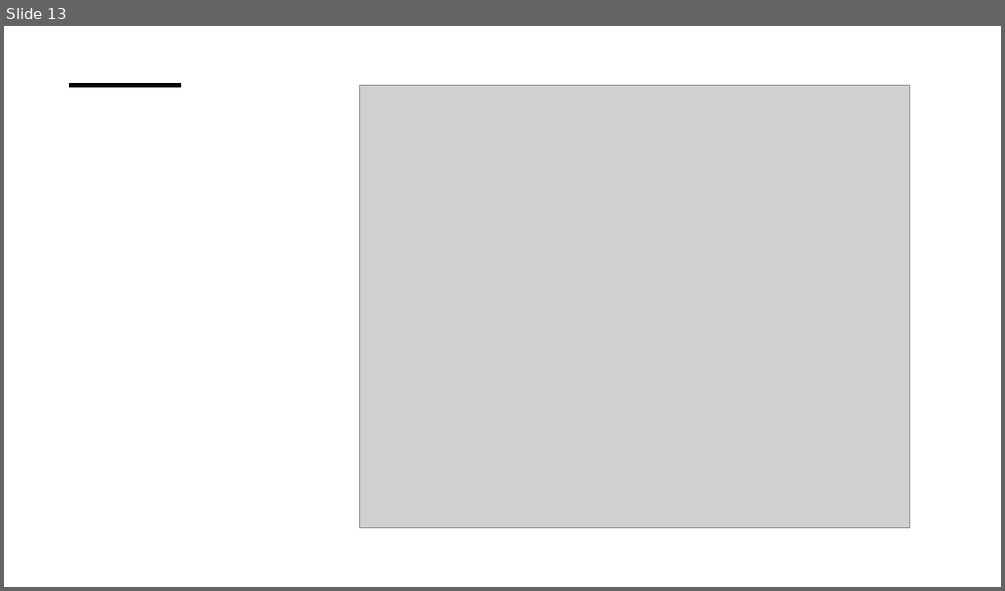
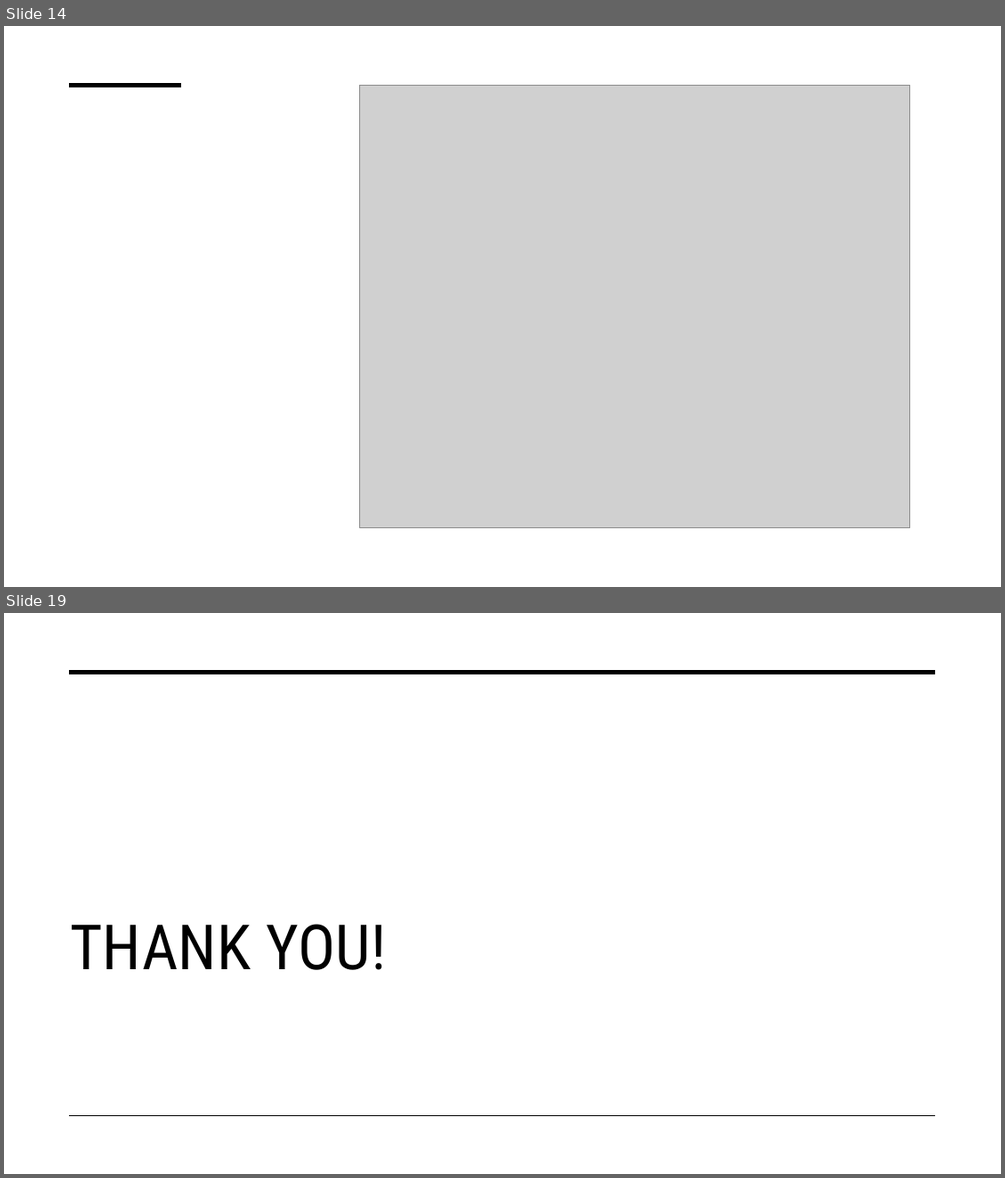
Before and after one commit to zelda4669/presidential-approval, a slide deck: Political Sentiment and Social Media.pptx. Shown one above the other, each under a label of ours: slide 13 before the commit, slides 14 and 19 after it; the slides between them are not shown. The pictures are 1005x591 and 1005x1178 pixels, drawn with LibreOffice and Linux fonts; fonts in the diff are those of the drawing; grey boxes stand for pictures. Boxes give left, top, right and bottom in pixels: in the first picture for what was removed or moved away, otherwise in the second. Text is boxed around its words. In the diff, an @@ line names an element or a change of style, - is before the commit and + after.

```diff
--- a/Political Sentiment and Social Media.pptx
+++ b/Political Sentiment and Social Media.pptx
@@ slide 19 added at (4, 613, 1001, 1174), background #FFFFFF @@
@@ line added from (70, 672) to (936, 672), #000000 3.5 pt @@
@@ title added at (70, 924, 386, 970), 60 pt, text #000000 @@
+THANK YOU!
@@ line added from (70, 1116) to (936, 1116), #000000 1 pt @@
@@ what was slide 13 is now slide 14 @@
```
Also in this commit, not shown: 1 slide changed, 5 other slides added, 1 slide removed, 2 other files.
